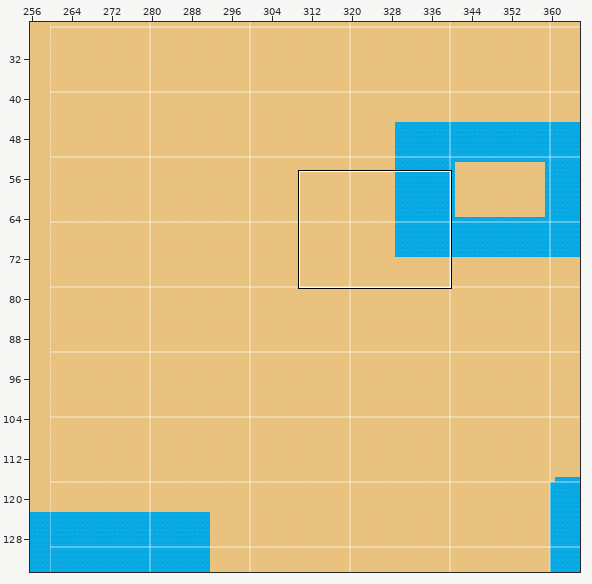
Tiled map: data/world000.tmx. Above, an overview of the earlier version with the close-up marked.
Close-up. Earlier state:
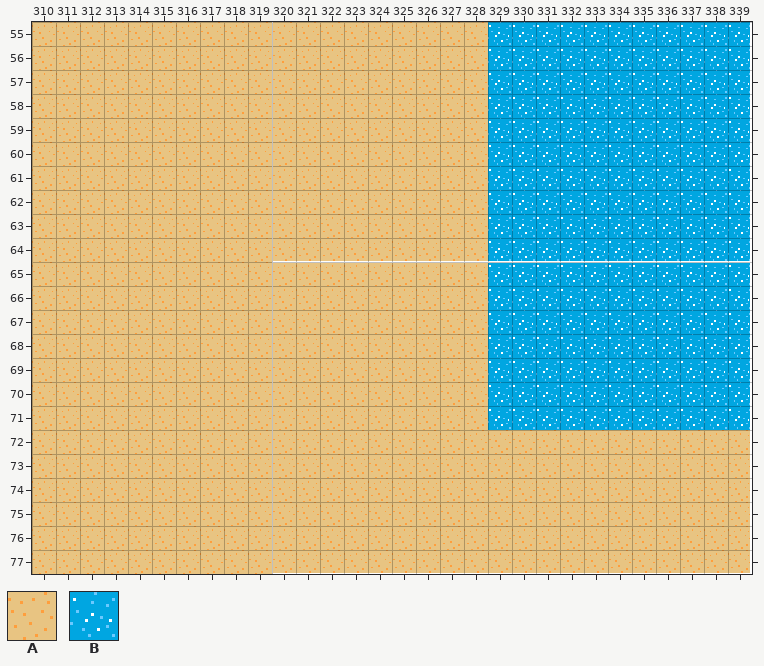
Cells are 16x16 px. Shown: x 310..339, y 55..77. The commit also changed other parts of the map, which this record leaves out.
Key: from "bg": A 1, B 2.
_ is an empty cell.
Layers that did not change in this view are not listed.
Layer "background" before, first column x 310:
55 AAAAAAAAAAAAAAAAAAABBBBBBBBBBB
56 AAAAAAAAAAAAAAAAAAABBBBBBBBBBB
57 AAAAAAAAAAAAAAAAAAABBBBBBBBBBB
58 AAAAAAAAAAAAAAAAAAABBBBBBBBBBB
59 AAAAAAAAAAAAAAAAAAABBBBBBBBBBB
60 AAAAAAAAAAAAAAAAAAABBBBBBBBBBB
61 AAAAAAAAAAAAAAAAAAABBBBBBBBBBB
62 AAAAAAAAAAAAAAAAAAABBBBBBBBBBB
63 AAAAAAAAAAAAAAAAAAABBBBBBBBBBB
64 AAAAAAAAAAAAAAAAAAABBBBBBBBBBB
65 AAAAAAAAAAAAAAAAAAABBBBBBBBBBB
66 AAAAAAAAAAAAAAAAAAABBBBBBBBBBB
67 AAAAAAAAAAAAAAAAAAABBBBBBBBBBB
68 AAAAAAAAAAAAAAAAAAABBBBBBBBBBB
69 AAAAAAAAAAAAAAAAAAABBBBBBBBBBB
70 AAAAAAAAAAAAAAAAAAABBBBBBBBBBB
71 AAAAAAAAAAAAAAAAAAABBBBBBBBBBB
72 AAAAAAAAAAAAAAAAAAAAAAAAAAAAAA
73 AAAAAAAAAAAAAAAAAAAAAAAAAAAAAA
74 AAAAAAAAAAAAAAAAAAAAAAAAAAAAAA
75 AAAAAAAAAAAAAAAAAAAAAAAAAAAAAA
76 AAAAAAAAAAAAAAAAAAAAAAAAAAAAAA
77 AAAAAAAAAAAAAAAAAAAAAAAAAAAAAA
After:
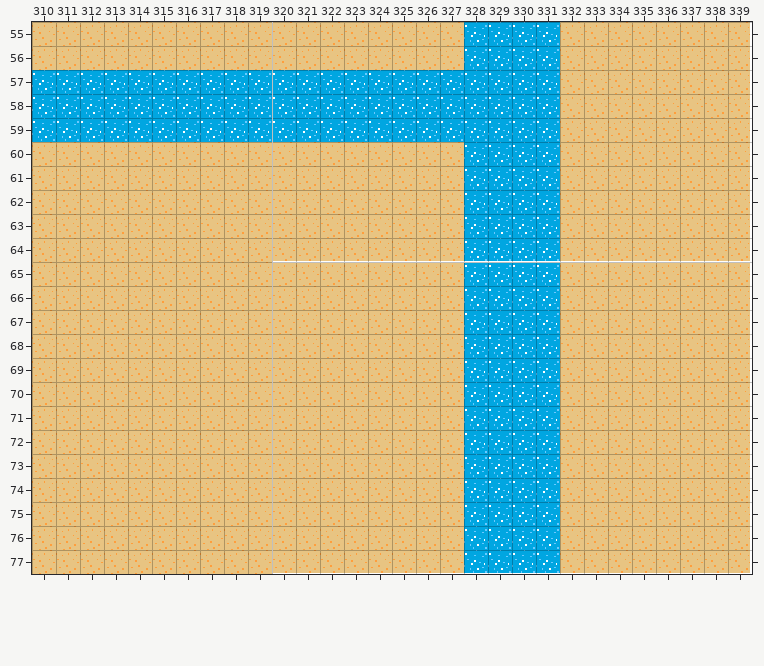
Diff:
{"where": "layer \"background\""}
{"y":55,"x":328,"old":"A","new":"B"}
{"y":55,"x":332,"old":"BBBBBBBB","new":"AAAAAAAA"}
{"y":56,"x":328,"old":"A","new":"B"}
{"y":56,"x":332,"old":"BBBBBBBB","new":"AAAAAAAA"}
{"y":57,"x":310,"old":"AAAAAAAAAAAAAAAAAAA","new":"BBBBBBBBBBBBBBBBBBB"}
{"y":57,"x":332,"old":"BBBBBBBB","new":"AAAAAAAA"}
{"y":58,"x":310,"old":"AAAAAAAAAAAAAAAAAAA","new":"BBBBBBBBBBBBBBBBBBB"}
{"y":58,"x":332,"old":"BBBBBBBB","new":"AAAAAAAA"}
{"y":59,"x":310,"old":"AAAAAAAAAAAAAAAAAAA","new":"BBBBBBBBBBBBBBBBBBB"}
{"y":59,"x":332,"old":"BBBBBBBB","new":"AAAAAAAA"}
{"y":60,"x":328,"old":"A","new":"B"}
{"y":60,"x":332,"old":"BBBBBBBB","new":"AAAAAAAA"}
{"y":61,"x":328,"old":"A","new":"B"}
{"y":61,"x":332,"old":"BBBBBBBB","new":"AAAAAAAA"}
{"y":62,"x":328,"old":"A","new":"B"}
{"y":62,"x":332,"old":"BBBBBBBB","new":"AAAAAAAA"}
{"y":63,"x":328,"old":"A","new":"B"}
{"y":63,"x":332,"old":"BBBBBBBB","new":"AAAAAAAA"}
{"y":64,"x":328,"old":"A","new":"B"}
{"y":64,"x":332,"old":"BBBBBBBB","new":"AAAAAAAA"}
{"y":65,"x":328,"old":"A","new":"B"}
{"y":65,"x":332,"old":"BBBBBBBB","new":"AAAAAAAA"}
{"y":66,"x":328,"old":"A","new":"B"}
{"y":66,"x":332,"old":"BBBBBBBB","new":"AAAAAAAA"}
{"y":67,"x":328,"old":"A","new":"B"}
{"y":67,"x":332,"old":"BBBBBBBB","new":"AAAAAAAA"}
{"y":68,"x":328,"old":"A","new":"B"}
{"y":68,"x":332,"old":"BBBBBBBB","new":"AAAAAAAA"}
{"y":69,"x":328,"old":"A","new":"B"}
{"y":69,"x":332,"old":"BBBBBBBB","new":"AAAAAAAA"}
{"y":70,"x":328,"old":"A","new":"B"}
{"y":70,"x":332,"old":"BBBBBBBB","new":"AAAAAAAA"}
{"y":71,"x":328,"old":"A","new":"B"}
{"y":71,"x":332,"old":"BBBBBBBB","new":"AAAAAAAA"}
{"y":72,"x":328,"old":"AAAA","new":"BBBB"}
{"y":73,"x":328,"old":"AAAA","new":"BBBB"}
{"y":74,"x":328,"old":"AAAA","new":"BBBB"}
{"y":75,"x":328,"old":"AAAA","new":"BBBB"}
{"y":76,"x":328,"old":"AAAA","new":"BBBB"}
{"y":77,"x":328,"old":"AAAA","new":"BBBB"}
{"label":"changed","picture_box":[32,22,750,573]}
